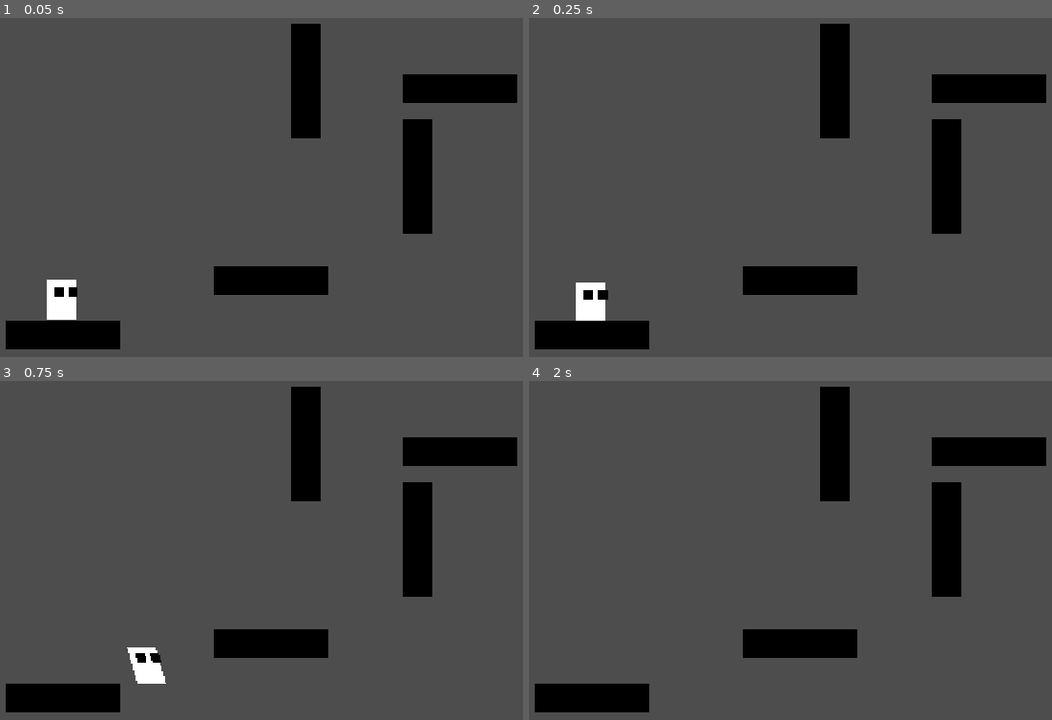
Above: before the commit, frames 1-4 (two rows, left to right).
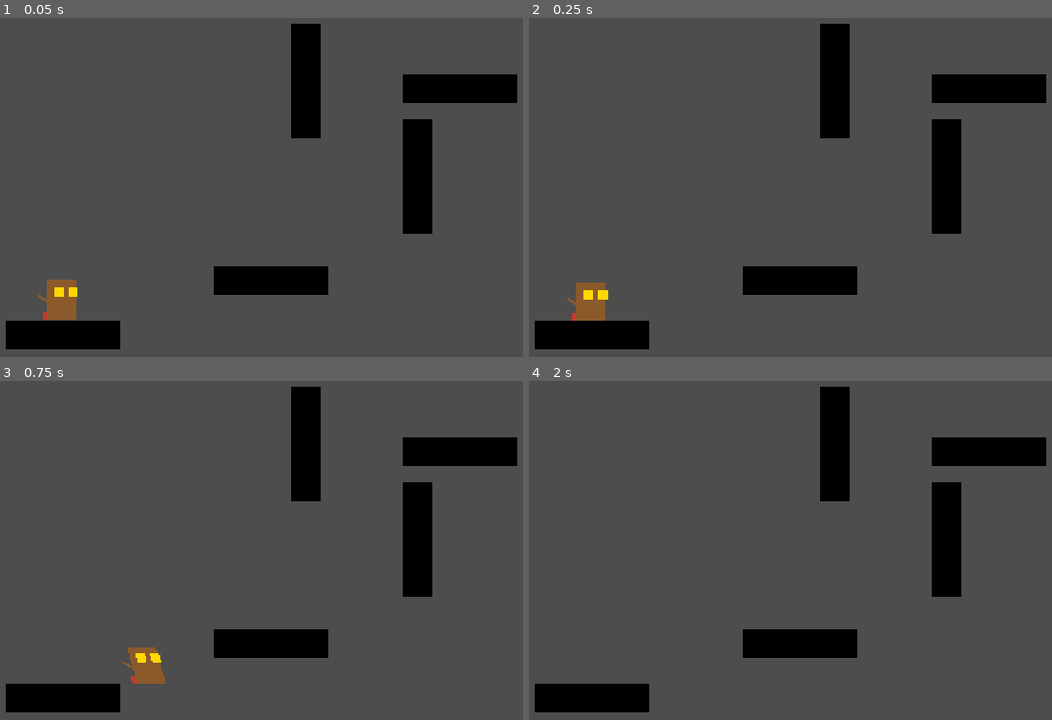
Above: after the commit, the same moments.

Repository: leopenadossilva/Juegos1
Game: Godot game, scene res://src/levels/test_level_1.tscn
Same seed, same stepped clock (60 frames per second), same inputs: the game is played once before the commit and once after it. The project has no main scene, so this scene is started directly.
Inputs:
- Up to frame 1 (0.05 s): no input
- Up to frame 2 (0.25 s): no input
- Up to frame 3 (0.75 s): tap Enter at 0.5 s; hold Right (right) from 0.53 s (still down); tap X (dash) at 0.6 s
- Up to frame 4 (2 s): keep holding Right (right); tap Space (jump) at 0.77, 1.52 s; tap X (dash) at 1.35 s

The runs differ from the first frame. In frame 1, 0.7% of the frame differs, in the area x 7-15%, y 77-90%; in frame 2, 0.7%; in frame 3, 0.6%; in frame 4, nothing differs.

Commit message:
feat(player): re-skin as baboon with primitive shapes
Brown body, yellow eyes, plus new Tail (rotated brown rectangle) and
Rear (red square) parented to the existing Shape node with z_index=-1
so they render behind body and eyes. No code changes — pure scene
edit. The controller's squash/stretch/skew on Shape applies to the
new pieces automatically.

Co-Authored-By: Claude Opus 4.7 (1M context) <noreply@anthropic.com>

Diff:
--- a/ScaryBaboonPersecution/scary_baboon_godot_v1/src/player/player.tscn
+++ b/ScaryBaboonPersecution/scary_baboon_godot_v1/src/player/player.tscn
@@ -17,6 +17,12 @@
 
 [sub_resource type="BoxMesh" id="BoxMesh_4anbu"]
 size = Vector3(16, 16, 1)
+
+[sub_resource type="BoxMesh" id="BoxMesh_tail"]
+size = Vector3(4, 24, 1)
+
+[sub_resource type="BoxMesh" id="BoxMesh_rear"]
+size = Vector3(12, 12, 1)
 
 [sub_resource type="RectangleShape2D" id="RectangleShape2D_qnmj6"]
 size = Vector2(44, 62)
@@ -69,18 +75,32 @@
 [node name="Shape" type="Node2D" parent="." unique_id=2007078952]
 
 [node name="Body" type="MeshInstance2D" parent="Shape" unique_id=131135876]
+self_modulate = Color(0.545, 0.353, 0.169, 1)
 position = Vector2(0, -32)
 mesh = SubResource("BoxMesh_qnmj6")
 
 [node name="LeftEye" type="MeshInstance2D" parent="Shape" unique_id=825883615]
-self_modulate = Color(0, 0, 0, 1)
+self_modulate = Color(1, 0.843, 0, 1)
 position = Vector2(19, -44)
 mesh = SubResource("BoxMesh_4anbu")
 
 [node name="RightEye" type="MeshInstance2D" parent="Shape" unique_id=512478368]
-self_modulate = Color(0, 0, 0, 1)
+self_modulate = Color(1, 0.843, 0, 1)
 position = Vector2(-5, -44)
 mesh = SubResource("BoxMesh_4anbu")
+
+[node name="Tail" type="MeshInstance2D" parent="Shape"]
+z_index = -1
+self_modulate = Color(0.545, 0.353, 0.169, 1)
+position = Vector2(-30, -32)
+rotation = -1.0
+mesh = SubResource("BoxMesh_tail")
+
+[node name="Rear" type="MeshInstance2D" parent="Shape"]
+z_index = -1
+self_modulate = Color(0.784, 0.224, 0.184, 1)
+position = Vector2(-26, -6)
+mesh = SubResource("BoxMesh_rear")
 
 [node name="CollisionShape2D" type="CollisionShape2D" parent="." unique_id=561696663]
 position = Vector2(0, -31)
Not shown, changed: ScaryBaboonPersecution/PROGRESS.md
